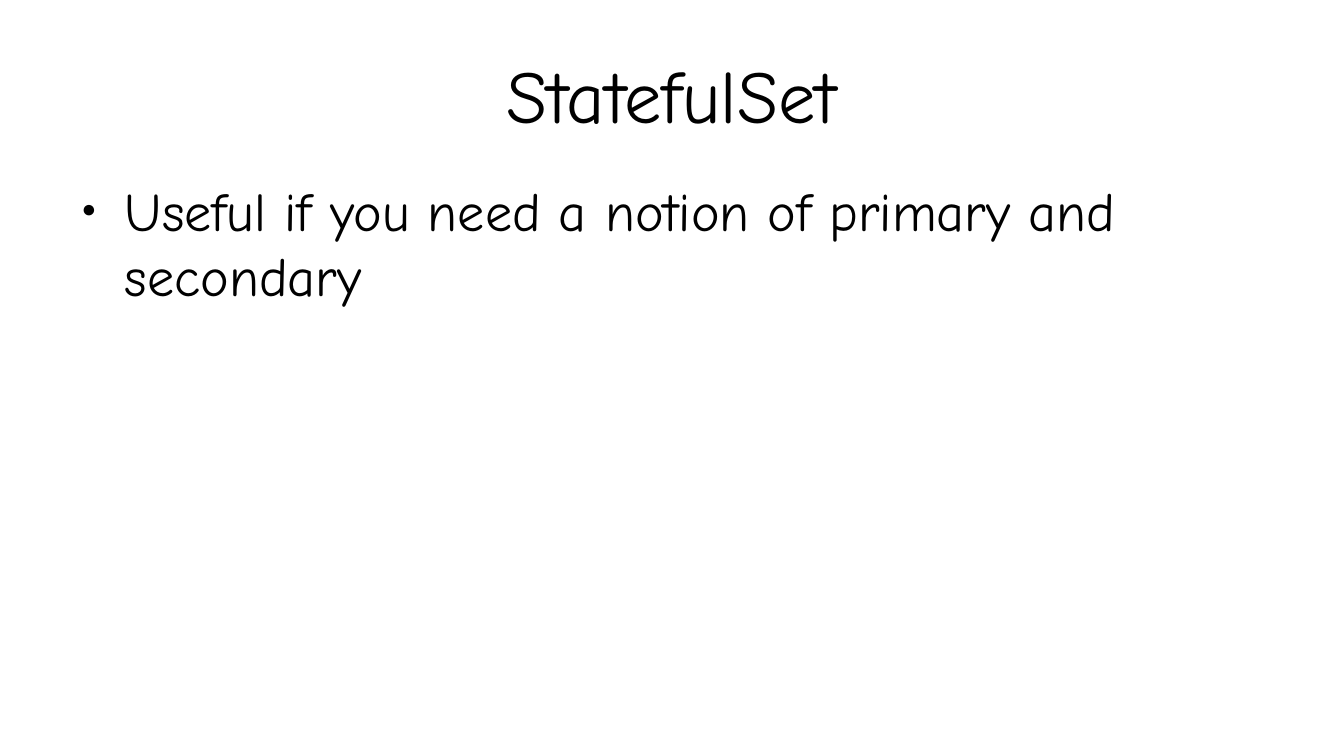
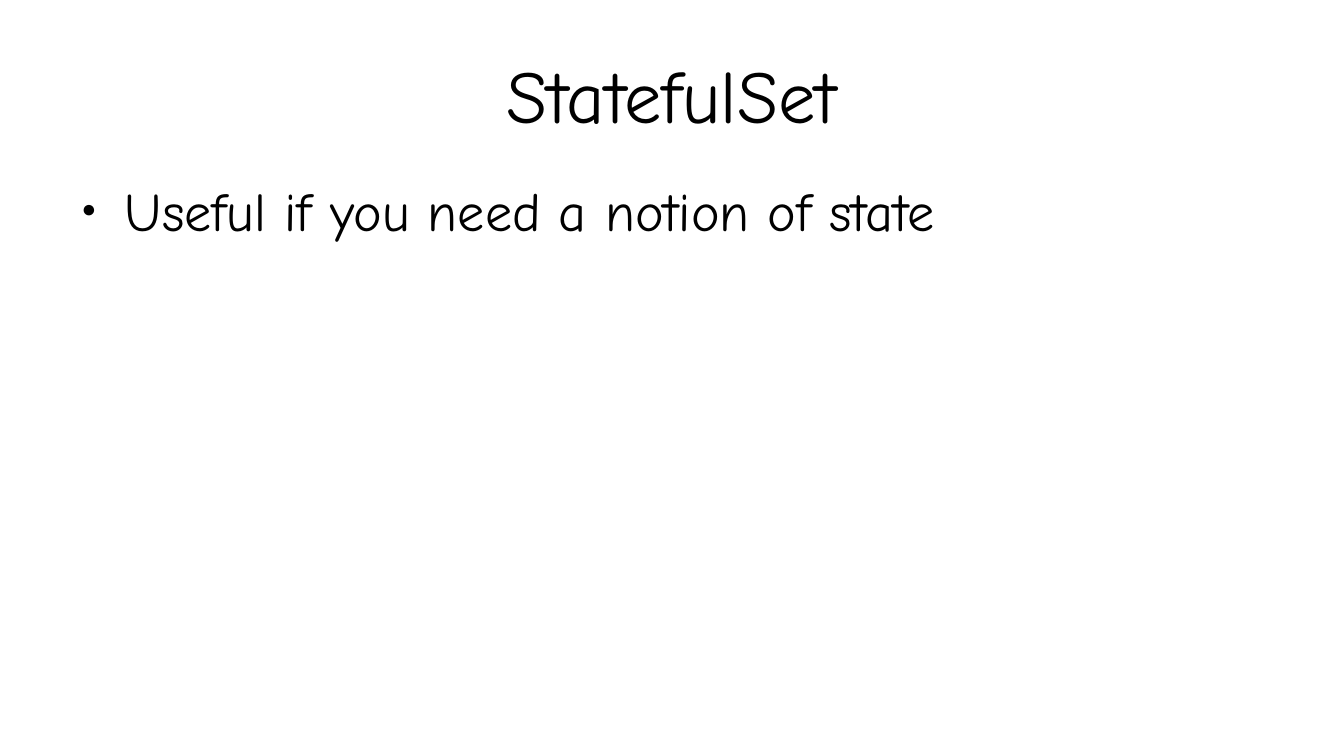
Before and after one commit to kislaykishore/microservices, a slide deck: slide 7 of Kubernetes.odp (slide 12 before the commit). Drawn at 1344x756 pixels with LibreOffice and Linux fonts; fonts in the diff are those of the drawing. Boxes give left, top, right and bottom in pixels: in the first picture for what was removed or moved away, otherwise in the second. Text is boxed around its words. In the diff, an @@ line names an element or a change of style, - is before the commit and + after.

```diff
--- a/Kubernetes.odp
+++ b/Kubernetes.odp
@@ text at (125, 193, 935, 242): text changed @@
-● Useful if you need a notion of primary and secondary
+● Useful if you need a notion of state
```
Also in this commit, not shown: 3 other slides changed, 1 slide removed, 6 other files.
